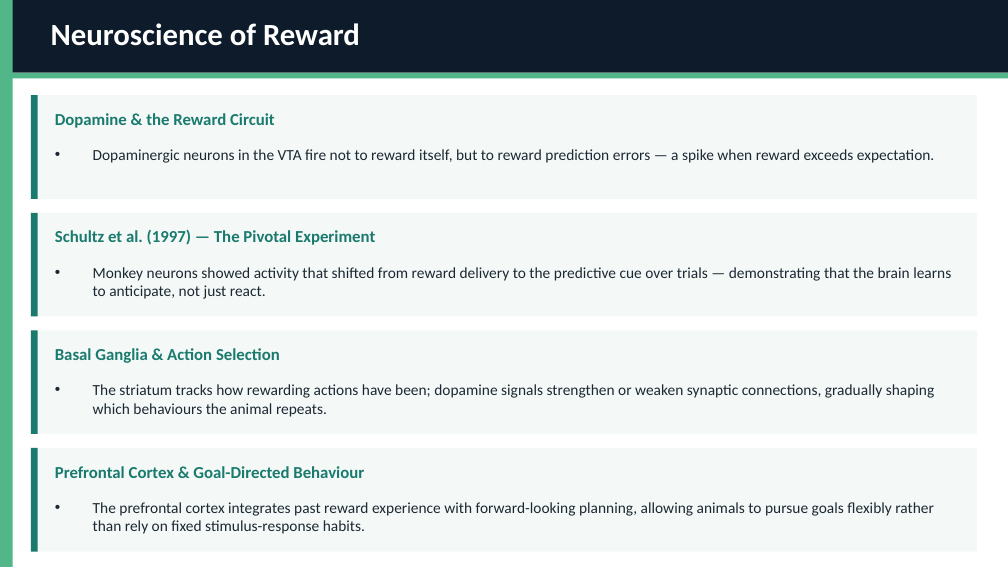
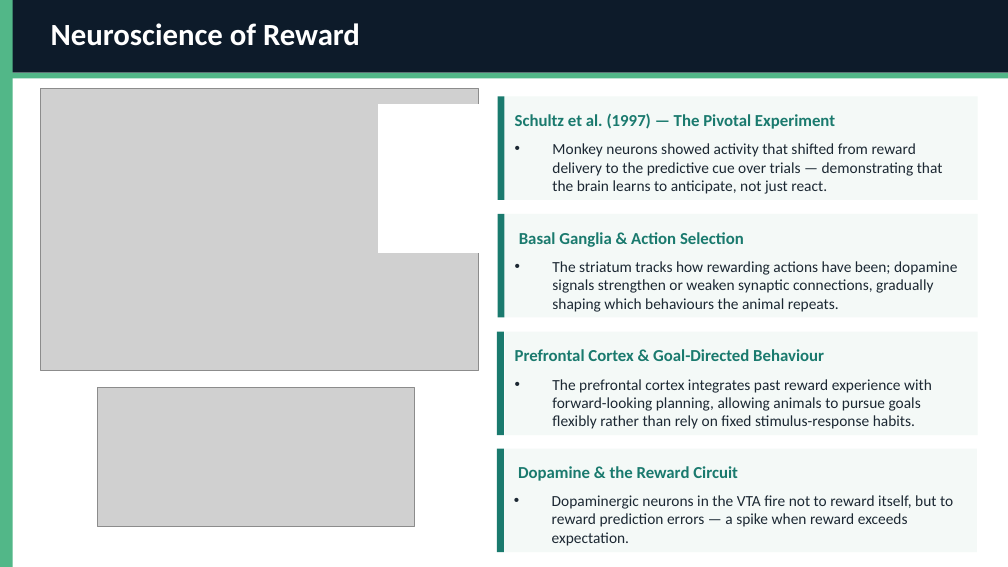
Before and after one commit to kevpatha/RHIT_Reinforcement_Learning_Intro, a slide deck: slide 5 of Presentation/RL_Lecture.pptx. Drawn at 1008x567 pixels with LibreOffice and Linux fonts; fonts in the diff are those of the drawing; grey boxes stand for pictures. Boxes give left, top, right and bottom in pixels: in the first picture for what was removed or moved away, otherwise in the second. Text is boxed around its words. In the diff, an @@ line names an element or a change of style, - is before the commit and + after.

```diff
--- a/Presentation/RL_Lecture.pptx
+++ b/Presentation/RL_Lecture.pptx
@@ picture added at (x1=40, y1=89, x2=478, y2=371) @@
@@ rectangle added at (x1=379, y1=105, x2=485, y2=252), fill #FFFFFF, outline #FFFFFF 1 pt @@
@@ text "Schultz et al. (1997) — ..." moved from (x1=55, y1=229, x2=375, y2=245) to (x1=515, y1=113, x2=835, y2=129) @@
@@ rectangle resized from (x1=31, y1=213, x2=978, y2=317) to (x1=505, y1=97, x2=978, y2=201) @@
@@ text "Monkey neurons showed activity that ..." rewrapped from (x1=93, y1=267, x2=951, y2=299) to (x1=552, y1=143, x2=943, y2=194) @@
@@ rectangle resized from (x1=31, y1=331, x2=978, y2=434) to (x1=505, y1=214, x2=978, y2=318) @@
@@ text "Basal Ganglia & Action Selection" moved from (x1=55, y1=348, x2=280, y2=363) to (x1=519, y1=232, x2=744, y2=247) @@
@@ text "The striatum tracks how rewarding ..." rewrapped from (x1=93, y1=384, x2=935, y2=417) to (x1=552, y1=261, x2=957, y2=312) @@
@@ 3 rectangles moved together from (x1=31, y1=213, x2=38, y2=551) to (x1=497, y1=97, x2=505, y2=435) @@
@@ text "Prefrontal Cortex & Goal-Directed Behaviour" moved from (x1=55, y1=466, x2=364, y2=478) to (x1=515, y1=349, x2=824, y2=361) @@
@@ rectangle resized from (x1=31, y1=448, x2=978, y2=551) to (x1=505, y1=332, x2=978, y2=435) @@
@@ picture added at (x1=98, y1=387, x2=415, y2=526) @@
@@ text "The prefrontal cortex integrates past ..." rewrapped from (x1=93, y1=502, x2=934, y2=534) to (x1=552, y1=379, x2=932, y2=429) @@
@@ rectangle moved from (x1=31, y1=95, x2=38, y2=199) to (x1=497, y1=449, x2=504, y2=552) @@
@@ rectangle resized from (x1=31, y1=95, x2=978, y2=199) to (x1=504, y1=449, x2=977, y2=552) @@
@@ text "Dopamine & the Reward Circuit" moved from (x1=55, y1=113, x2=275, y2=128) to (x1=518, y1=466, x2=738, y2=481) @@
@@ text "Dopaminergic neurons in the VTA ..." rewrapped from (x1=93, y1=149, x2=934, y2=163) to (x1=552, y1=495, x2=953, y2=546) @@
```
Also in this commit, not shown: 1 other slide changed, 1 other file.
